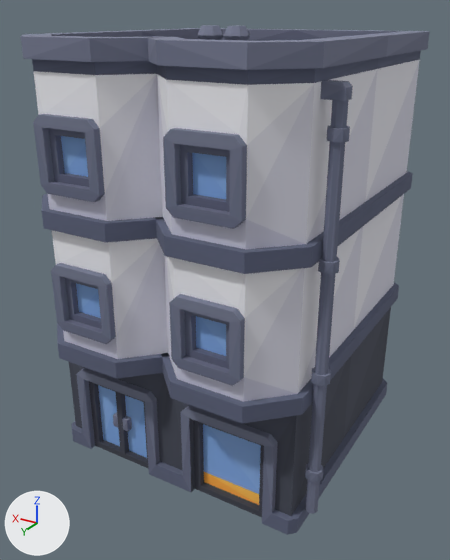
An edit to the glTF model client/public/models/batiments/shop_a.glb, drawn before and after from the same camera.
Before and after are seen from a 50 mm lens placed at (-0.907, 1.587, 1.333), pointed at (0.015, 0.05, 0.565). Lighting does not change. The marker at lower left points along +X, +Y and +Z. The older version comes first. Vertices at exactly the same position are counted once.

The older version as bpy lines, for what is in view:
```python
me_shop_a = bpy.data.meshes.new('shop_a')
me_shop_a.from_pydata(...)  # 733 vertices, 1242 faces; spans x -0.442..0.442, y -0.47..0.47, z 0.0..1.293
me_shop_a.materials.append(mat_material_0)
ob_shop_a = bpy.data.objects.new('shop_a', me_shop_a)
ob_shop_a.location = (0.0, 0.0, 0.0)
```
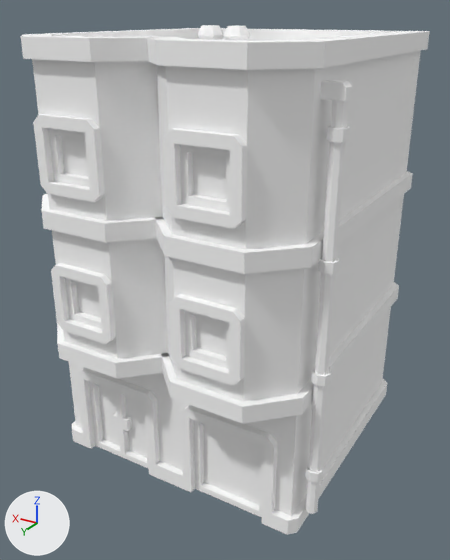
The change, as a diff of the scene's bpy script:
```diff
--- a/client/public/models/batiments/shop_a.glb.py
+++ b/client/public/models/batiments/shop_a.glb.py
@@ me_shop_a @@
 me_shop_a.from_pydata(...)  # 733 vertices, 1242 faces; spans x -0.442..0.442, y -0.47..0.47, z 0.0..1.293
 # used by ob_shop_a; location = (0.0, 0.0, 0.0)
+# me_shop_a part 1: 1242 faces centred in x -0.439..0.442, y -0.47..0.47, z 0.0..1.293 are repainted in the vertex colours; the middle colour goes from greyish blue #6a7087 to white #ffffff
 me_shop_a.materials.append(mat_material_0)
```

Pixel boxes (x1, y1, x2, y2) of what changed, in the pictures (450 x 560 px):
part 1 of me_shop_a, recoloured (lighter)
    both: (21, 25, 430, 535)
